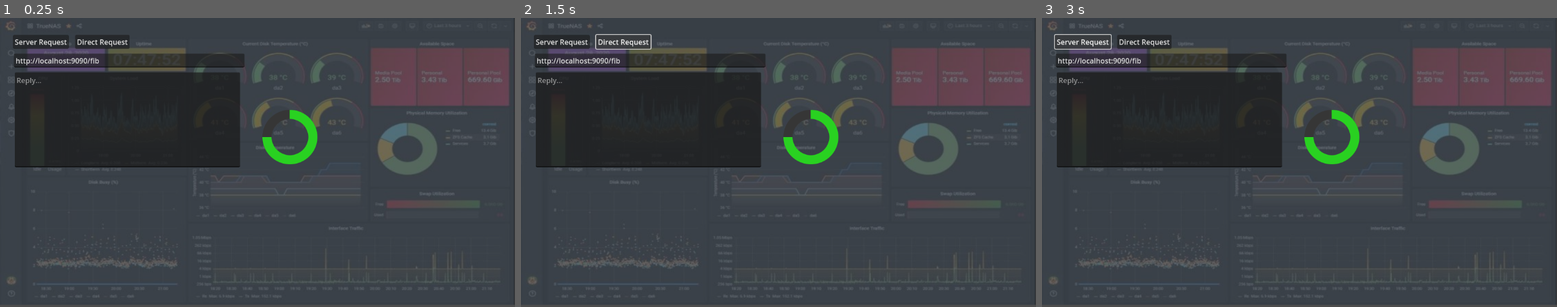
Above: before the commit, frames 1-3 (left to right).
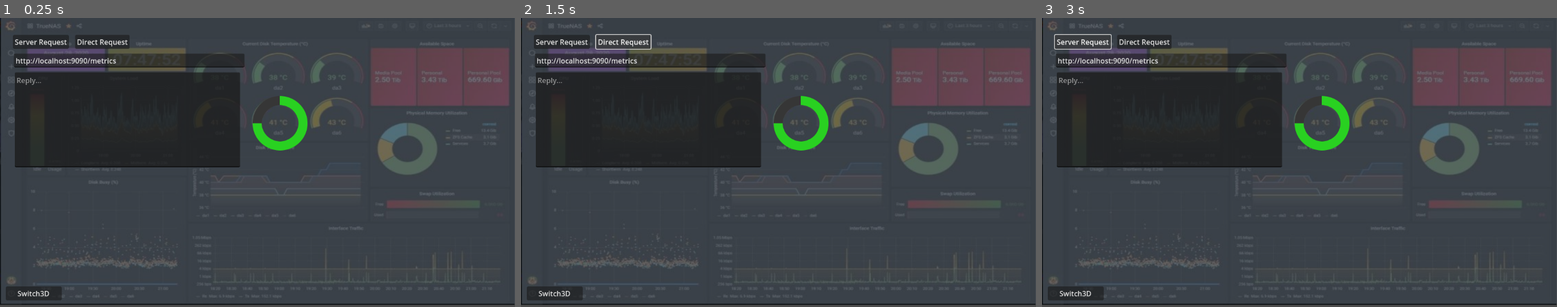
Above: after the commit, the same moments.

Repository: jeanmarc/webaccess
Game: Godot game, scene res://scenes/webapp.tscn
The game is run twice, just before and just after one commit, with the same random seed, the same clock (stepped at 60 frames per second) and the same inputs.
Inputs:
- Up to frame 1 (0.25 s): no input
- Up to frame 2 (1.5 s): click "Direct Request" at 0.5 s; click "Direct Request" at 1.25 s
- Up to frame 3 (3 s): click "Direct Request" at 2 s; click "Server Request" at 2.75 s

The runs differ from the first frame. In frame 1, 2.4% of the frame differs, in the area x 0-100%, y 0-100%; in frame 2, 2.4%; in frame 3, 2.4%.

Commit message:
Create a 3d World that shows multiple metrics scenes

Diff:
--- /dev/null
+++ b/webapp/scenes/gui_panel.tscn
@@ -0,0 +1,34 @@
+[gd_scene load_steps=6 format=3 uid="uid://d3hfj3lp05hf5"]
+
+[ext_resource type="Script" path="res://scripts/gui_panel.gd" id="1_4yuxe"]
+
+[sub_resource type="QuadMesh" id="QuadMesh_0ik2g"]
+size = Vector2(1.6, 0.9)
+
+[sub_resource type="ViewportTexture" id="ViewportTexture_ivbr3"]
+viewport_path = NodePath("SubViewport")
+
+[sub_resource type="StandardMaterial3D" id="StandardMaterial3D_6c0v8"]
+resource_local_to_scene = true
+transparency = 1
+shading_mode = 0
+albedo_texture = SubResource("ViewportTexture_ivbr3")
+
+[sub_resource type="BoxShape3D" id="BoxShape3D_yuuxt"]
+size = Vector3(1.59372, 0.910187, 0.0820312)
+
+[node name="GuiPanel" type="Node3D"]
+script = ExtResource("1_4yuxe")
+
+[node name="SubViewport" type="SubViewport" parent="."]
+size = Vector2i(1024, 1024)
+
+[node name="Quad" type="MeshInstance3D" parent="."]
+mesh = SubResource("QuadMesh_0ik2g")
+surface_material_override/0 = SubResource("StandardMaterial3D_6c0v8")
+
+[node name="Area3D" type="Area3D" parent="Quad"]
+
+[node name="CollisionShape3D" type="CollisionShape3D" parent="Quad/Area3D"]
+transform = Transform3D(1, 0, 0, 0, 1, 0, 0, 0, 1, 0.0155792, 0.00108337, 0.0302734)
+shape = SubResource("BoxShape3D_yuuxt")
--- a/webapp/scenes/metrics_gui.tscn
+++ b/webapp/scenes/metrics_gui.tscn
@@ -28,7 +28,7 @@
 offset_top = 80.0
 offset_right = 547.0
 offset_bottom = 111.0
-text = "http://localhost:9090/fib"
+text = "http://localhost:9090/metrics"
 
 [node name="Reply" type="TextEdit" parent="."]
 offset_left = 33.0
@@ -40,10 +40,10 @@
 
 [node name="TextureProgressBar" type="TextureProgressBar" parent="."]
 layout_mode = 0
-offset_left = 584.0
-offset_top = 203.0
-offset_right = 714.0
-offset_bottom = 331.0
+offset_left = 562.0
+offset_top = 172.0
+offset_right = 692.0
+offset_bottom = 300.0
 max_value = 1.0
 step = 0.01
 value = 0.75
@@ -65,9 +65,14 @@
 [node name="ColorRect" type="ColorRect" parent="."]
 z_index = -90
 layout_mode = 0
-offset_right = 1150.0
-offset_bottom = 643.0
+offset_left = 2.0
+offset_top = -2.0
+offset_right = 1152.0
+offset_bottom = 641.0
 mouse_filter = 2
 color = Color(0.278431, 0.309804, 0.345098, 0.752941)
 
 [node name="HTTPRequest" type="HTTPRequest" parent="."]
+
+[node name="Timer" type="Timer" parent="."]
+autostart = true
--- /dev/null
+++ b/webapp/scenes/metrics_world.tscn
@@ -0,0 +1,37 @@
+[gd_scene load_steps=5 format=3 uid="uid://bh340qivrvmi2"]
+
+[ext_resource type="Script" path="res://scripts/metrics_world.gd" id="1_p3hg8"]
+[ext_resource type="PackedScene" uid="uid://d3hfj3lp05hf5" path="res://scenes/gui_panel.tscn" id="2_u7i7p"]
+
+[sub_resource type="BoxMesh" id="BoxMesh_einww"]
+size = Vector3(20, 0.1, 20)
+
+[sub_resource type="StandardMaterial3D" id="StandardMaterial3D_r827r"]
+albedo_color = Color(0.332881, 0.332881, 0.332881, 1)
+
+[node name="MetricsWorld" type="Node3D"]
+script = ExtResource("1_p3hg8")
+
+[node name="GuiPanel" parent="." instance=ExtResource("2_u7i7p")]
+
+[node name="GuiPanel2" parent="." instance=ExtResource("2_u7i7p")]
+transform = Transform3D(0.898219, -0.180014, -0.400997, 0.137074, 0.981513, -0.133576, 0.417629, 0.0650145, 0.906289, 1.79821, 0.473229, 0.0129118)
+
+[node name="GuiPanel3" parent="." instance=ExtResource("2_u7i7p")]
+transform = Transform3D(0.819227, -0.0365237, 0.572305, -0.0450729, 0.990782, 0.12775, -0.571696, -0.130452, 0.810029, -1.67497, 0.473229, 0.0129118)
+
+[node name="Camera3D" type="Camera3D" parent="."]
+transform = Transform3D(0.999299, -0.0211056, 0.0309228, 0.0160573, 0.987744, 0.155252, -0.0338205, -0.154647, 0.987391, 0.105054, 0.105936, 1.83217)
+
+[node name="MeshInstance3D" type="MeshInstance3D" parent="."]
+transform = Transform3D(1, 0, 0, 0, 1, 0, 0, 0, 1, -0.1149, -1.05922, -0.177599)
+mesh = SubResource("BoxMesh_einww")
+
+[node name="MeshInstance3D2" type="MeshInstance3D" parent="."]
+transform = Transform3D(0.937677, -0.337657, 0.0821559, 0.169461, 0.237893, -0.956394, 0.303389, 0.910711, 0.280287, 0.127744, -0.891249, -3.80641)
+mesh = SubResource("BoxMesh_einww")
+surface_material_override/0 = SubResource("StandardMaterial3D_r827r")
+
+[node name="DirectionalLight3D" type="DirectionalLight3D" parent="."]
+transform = Transform3D(0.466062, 0.629381, -0.621825, 0, 0.702824, 0.711364, 0.884752, -0.33154, 0.32756, -1.61318, 1.05116, 1.85065)
+light_energy = 3.834
--- a/webapp/scenes/webapp.tscn
+++ b/webapp/scenes/webapp.tscn
@@ -18,6 +18,14 @@
 offset_right = 138.0
 offset_bottom = 368.0
 text = "Server Request"
+
+[node name="Switch3D" type="Button" parent="."]
+layout_mode = 0
+offset_left = 13.0
+offset_top = 602.0
+offset_right = 138.0
+offset_bottom = 633.0
+text = "Switch3D"
 
 [node name="SendRequestDirect" type="Button" parent="."]
 visible = false
--- /dev/null
+++ b/webapp/scripts/MetricsWorld.gd
@@ -0,0 +1,11 @@
+extends Node3D
+
+
+# Called when the node enters the scene tree for the first time.
+func _ready():
+	pass # Replace with function body.
+
+
+# Called every frame. 'delta' is the elapsed time since the previous frame.
+func _process(delta):
+	pass
--- a/webapp/scripts/Webapp.gd
+++ b/webapp/scripts/Webapp.gd
@@ -16,6 +16,7 @@
 
 	$SendRequest.pressed.connect(_on_request_button_pressed)
 	$SendRequestDirect.pressed.connect(_on_direct_request_button_pressed)
+	$Switch3D.pressed.connect(switch_scene)
 
 	var ui = preload("res://scenes/metrics_gui.tscn")
 
@@ -57,3 +58,6 @@
 	print(reply)
 	replyText.clear()
 	replyText.insert_text_at_caret(reply)
+
+func switch_scene():
+	get_tree().change_scene_to_file("res://scenes/metrics_world.tscn")
--- /dev/null
+++ b/webapp/scripts/gui_panel.gd
@@ -0,0 +1,15 @@
+extends Node3D
+
+@onready var subviewport = $SubViewport
+
+# Called when the node enters the scene tree for the first time.
+func _ready():
+	var gui = preload("res://scenes/metrics_gui.tscn")
+	var guiInstance = gui.instantiate()
+	$SubViewport.add_child(guiInstance)
+	pass # Replace with function body.
+
+
+# Called every frame. 'delta' is the elapsed time since the previous frame.
+func _process(delta):
+	pass
--- a/webapp/scripts/metrics_gui.gd
+++ b/webapp/scripts/metrics_gui.gd
@@ -26,6 +26,7 @@
 
 	$SendRequest.pressed.connect(_on_request_button_pressed)
 	$SendRequestDirect.pressed.connect(_on_direct_request_button_pressed)
+	$Timer.timeout.connect(_on_request_button_pressed)
 
 func _process(delta):
 	peer.poll()
--- /dev/null
+++ b/webapp/scripts/metrics_world.gd
@@ -0,0 +1,11 @@
+extends Node3D
+
+
+# Called when the node enters the scene tree for the first time.
+func _ready():
+	pass # Replace with function body.
+
+
+# Called every frame. 'delta' is the elapsed time since the previous frame.
+func _process(delta):
+	pass
